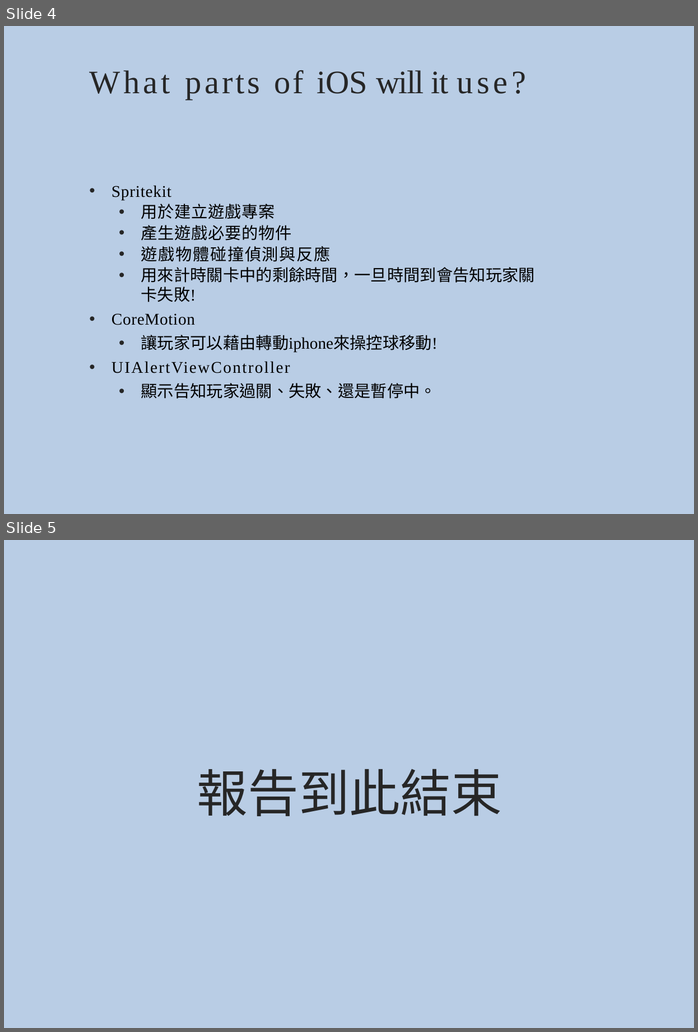
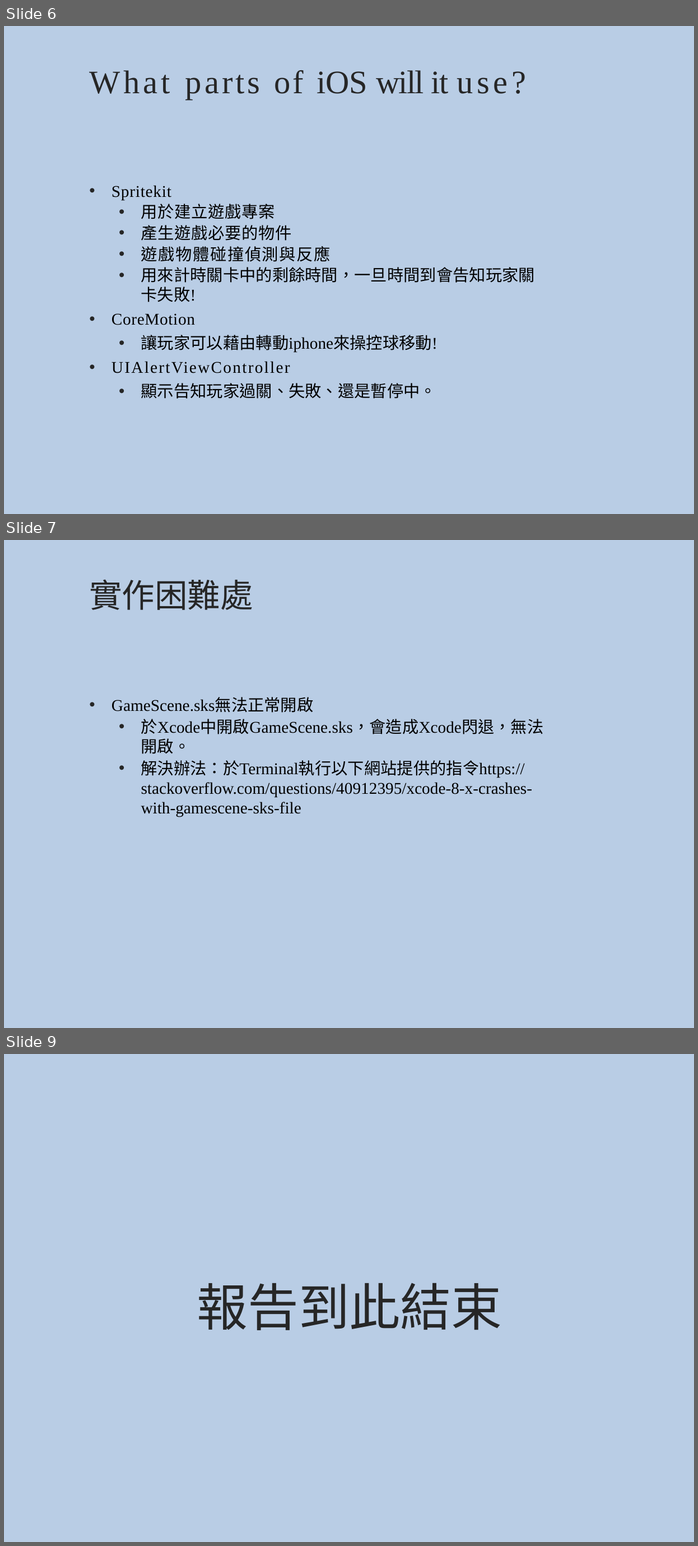
Before and after one commit to Thunder7Lightening/IOS-Final-Project, a slide deck: FinalProposal_106598047.pptx. Shown one above the other, each under a label of ours: slides 4 and 5 before the commit, slides 6, 7 and 9 after it; the slides between them are not shown. The pictures are 698x1032 and 698x1546 pixels, drawn with LibreOffice and Linux fonts; fonts in the diff are those of the drawing. Boxes give left, top, right and bottom in pixels: in the first picture for what was removed or moved away, otherwise in the second. Text is boxed around its words. In the diff, an @@ line names an element or a change of style, - is before the commit and + after.

```diff
--- a/FinalProposal_106598047.pptx
+++ b/FinalProposal_106598047.pptx
@@ slide 7 added at <box>4,540,694,1028</box>, background #B9CDE5 @@
@@ title added at <box>89,579,253,610</box>, 40 pt, text #262626 @@
+實作困難處
@@ text added at <box>112,698,544,817</box>, 20 pt, text #000000 @@
+• GameScene.sks無法正常開啟
+  • 於Xcode中開啟GameScene.sks，會造成Xcode閃退，無法開啟。
+  • 解決辦法：於Terminal執行以下網站提供的指令https://stackoverflow.com/questions/40912395/xcode-8-x-crashes-with-gamescene-sks-file
@@ what was slide 4 is now slide 6 @@
@@ what was slide 5 is now slide 9 @@
```
Also in this commit, not shown: 3 other slides added.
